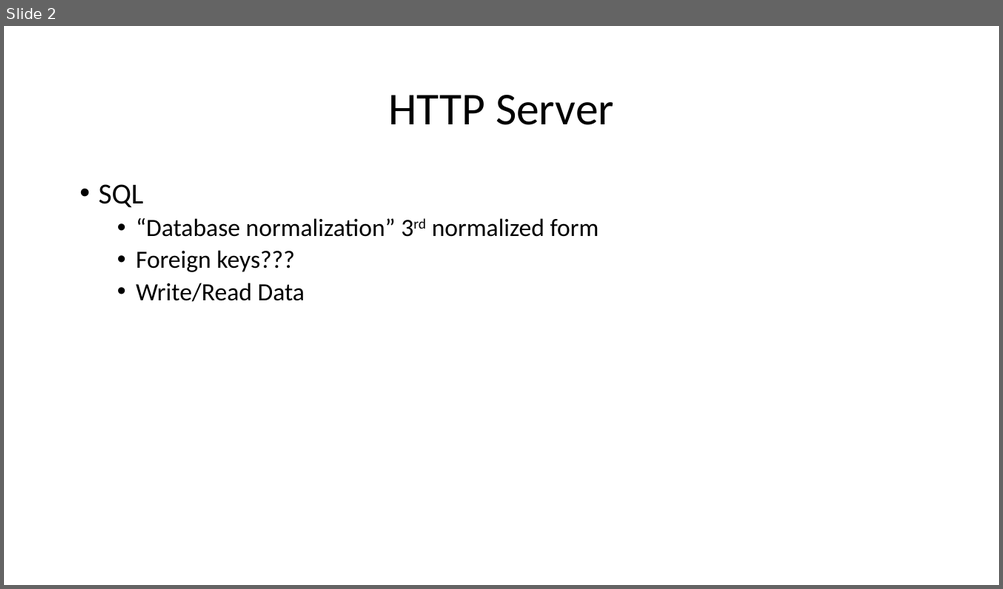
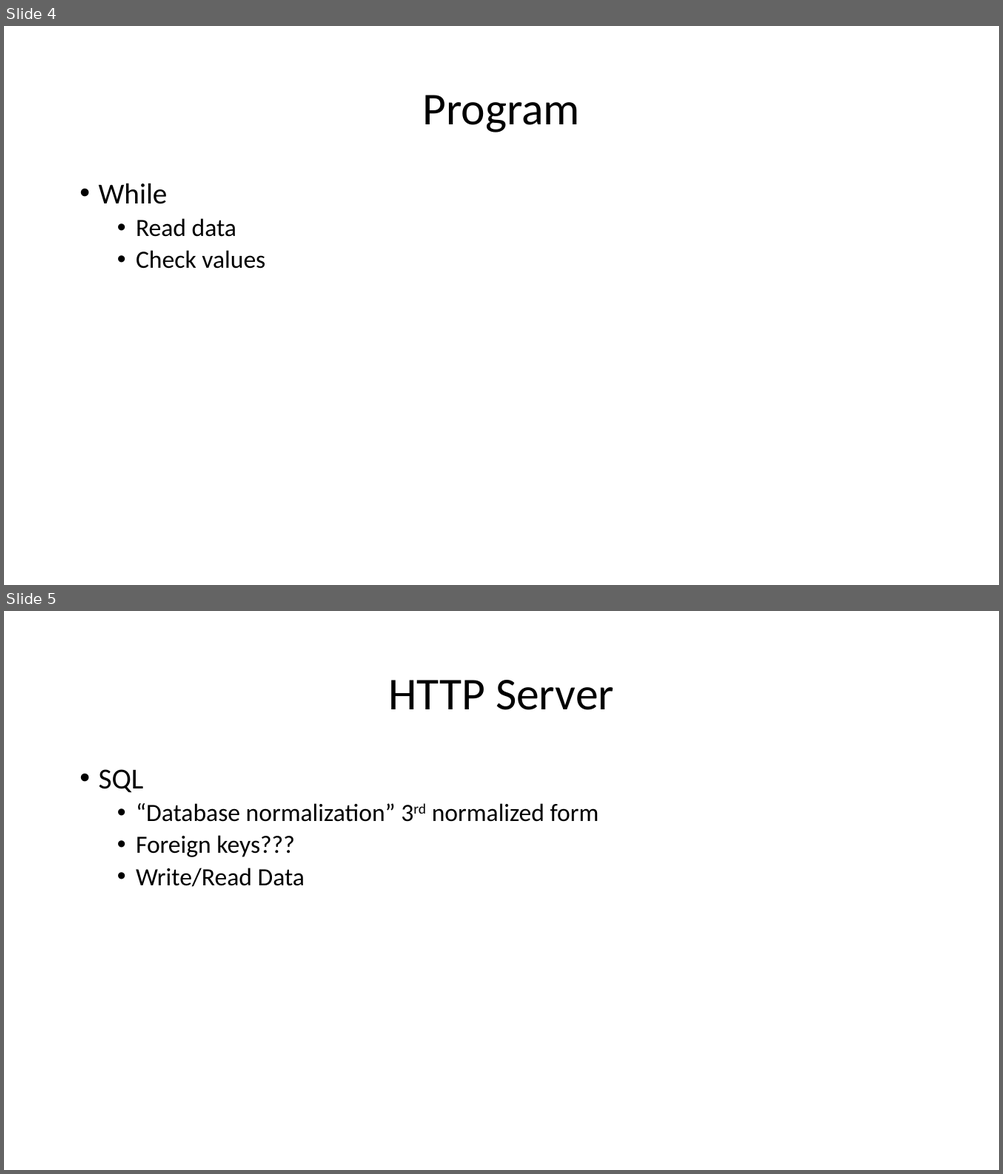
Before and after one commit to snowguy37/AUTOmato, a slide deck: Outline.pptx. Shown one above the other, each under a label of ours: slide 2 before the commit, slides 4 and 5 after it. The pictures are 1003x589 and 1003x1174 pixels, drawn with LibreOffice and Linux fonts; fonts in the diff are those of the drawing. Boxes give left, top, right and bottom in pixels: in the first picture for what was removed or moved away, otherwise in the second. Text is boxed around its words. In the diff, an @@ line names an element or a change of style, - is before the commit and + after.

```diff
--- a/Outline.pptx
+++ b/Outline.pptx
@@ slide 4 added at (4,26,999,585), background #FFFFFF @@
@@ title added at (423,95,580,133), 44 pt, text #000000 @@
+Program
@@ text added at (99,183,265,269), 24 pt, text #000000 @@
+• While
+  • Read data
+  • Check values
@@ what was slide 2 is now slide 5 @@
```
Also in this commit, not shown: 5 other slides added, 2 slides removed, 3 other files.
